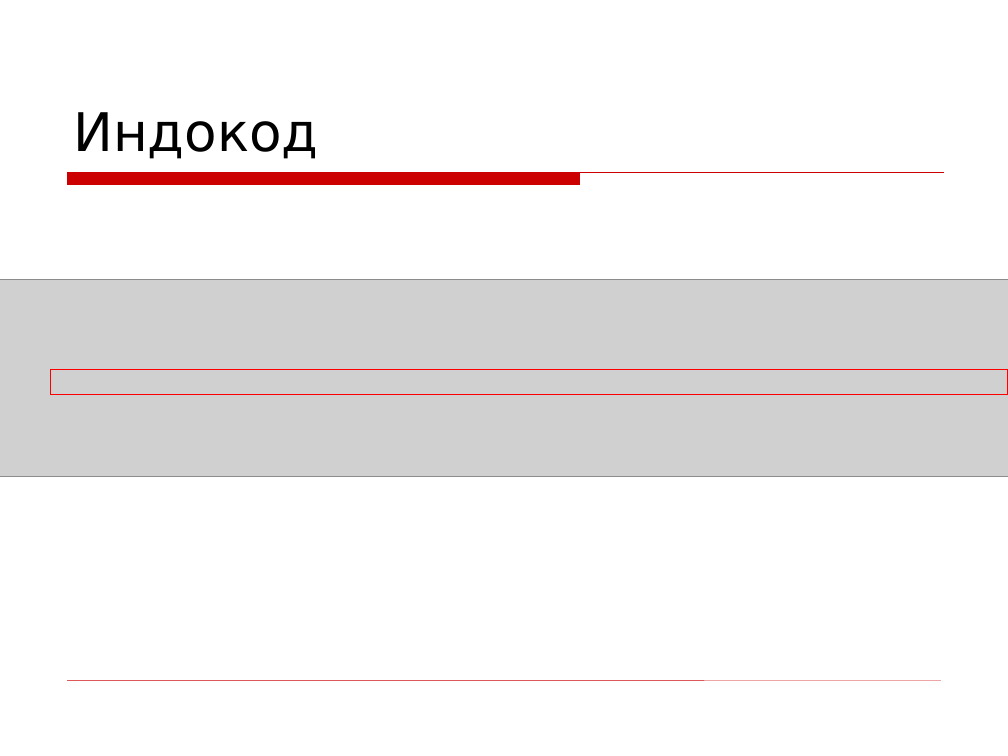
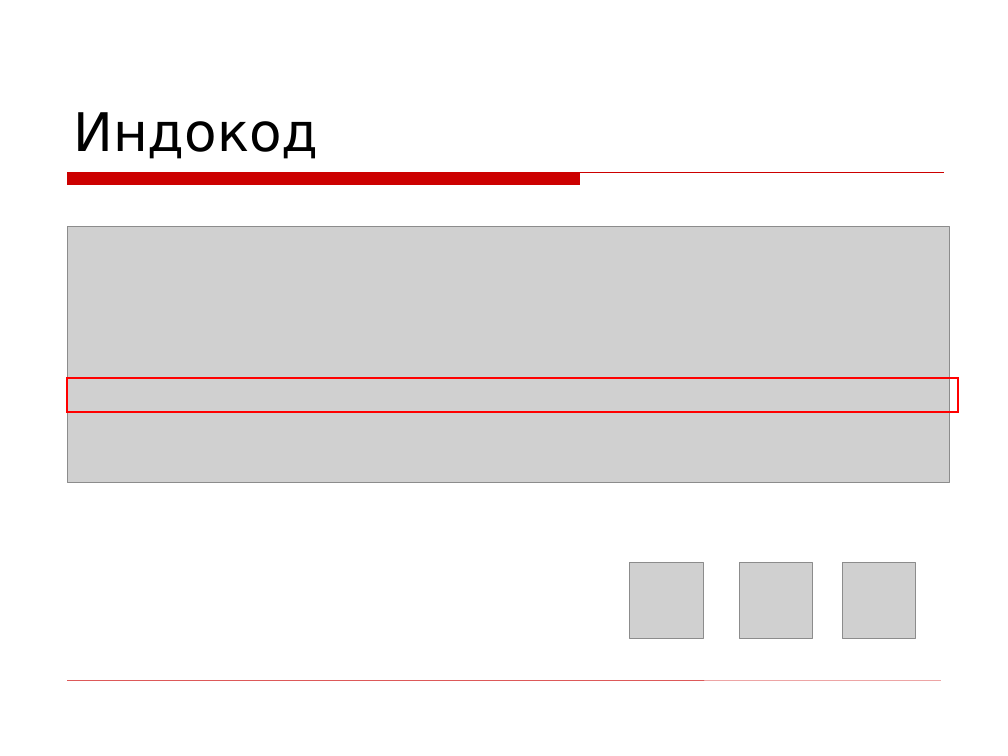
Before and after one commit to asolntsev/presentations, a slide deck: slide 11 of wtf-code/WTF_code.devclub.ru.ppt. Drawn at 1008x756 pixels with LibreOffice and Linux fonts; fonts in the diff are those of the drawing; grey boxes stand for pictures; background and template pictures are left out. Boxes give left, top, right and bottom in pixels: in the first picture for what was removed or moved away, otherwise in the second. Text is boxed around its words. In the diff, an @@ line names an element or a change of style, - is before the commit and + after.

```diff
--- a/wtf-code/WTF_code.devclub.ru.ppt
+++ b/wtf-code/WTF_code.devclub.ru.ppt
@@ picture: place and size @@
-picture at <box>0,279,1008,477</box>
+picture at <box>68,227,950,483</box>
@@ rectangle: place and size @@
-rectangle at <box>50,370,1008,395</box>
+rectangle at <box>68,378,958,411</box>
@@ rectangle at <box>68,378,958,411</box>: outline #FF0000 0.74 pt to #FF0000 1.5 pt @@
@@ picture added at <box>630,562,704,638</box> @@
@@ picture added at <box>739,562,812,638</box> @@
@@ picture added at <box>842,562,915,638</box> @@
```
Also in this commit, not shown: 20 other slides changed, 5 slides added, 11 slides removed.
